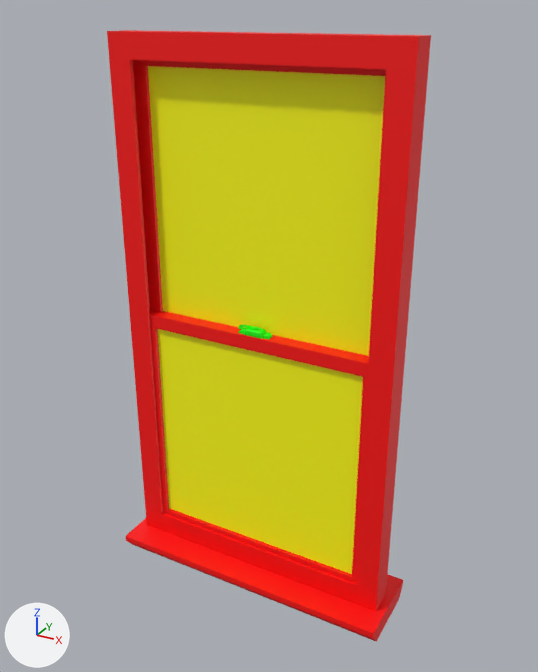
One commit to the glTF model assets/windows/window_hung_32x60.glb: the scene before it, then after it.
The view is the same before and after, from a 50 mm camera at (4.929, 2.378, 2.292) aimed at (4.024, 4.023, 1.469). The axes (+X, +Y, +Z) are drawn at lower left. The lights are the same throughout. Where no turn or scale is listed for an object, it has been applied to the vertices. Vertices at the same position are counted once.

The scene before the commit, as lines of its bpy script (objects in view):
```python
me_mesh_016 = bpy.data.meshes.new('Mesh.016')
me_mesh_016.from_pydata(...)  # 202 vertices, 388 faces; spans x 3.57..4.43, y 3.88..4.12, z 0.66..2.24
# faces by material slot: [152, 24, 212]
me_mesh_016.materials.append(mat_window_primary_mat)  # red #ff0000
me_mesh_016.materials.append(mat_window_secondary_mat)  # yellow #ffff00
me_mesh_016.materials.append(mat_window_tertiary_mat)  # green #00ff00
ob_window_hung_32x60 = bpy.data.objects.new('window_hung_32x60', me_mesh_016)
ob_window_hung_32x60.location = (0.0, 0.0, 0.0)
```
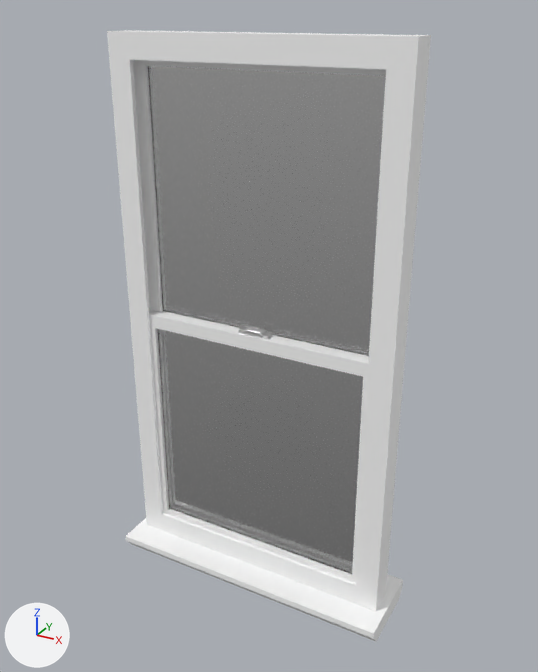
Where the change shows, as pixel boxes (x1, y1, x2, y2) in the pictures (538 x 672 px):
part 1 of me_mesh_016, recoloured (red to white)
    both: (107, 30, 431, 641)
part 2 of me_mesh_016, recoloured (yellow to white)
    both: (148, 66, 385, 574)
part 3 of me_mesh_016, recoloured (green to white)
    both: (238, 325, 273, 340)

Patch to the scene script:
```diff
--- a/assets/windows/window_hung_32x60.glb.py
+++ b/assets/windows/window_hung_32x60.glb.py
@@ mat_metal_material @@
+mat_metal_material = principled_material('Metal_Material')
+mat_metal_material.base_color = (0.8, 0.8, 0.8)  # white #e7e7e7
+mat_metal_material.metallic = 1.0
+mat_metal_material.roughness = 0.3
@@ mat_glass_material @@
+mat_glass_material = principled_material('Glass_Material')
+mat_glass_material.base_color = (0.8, 0.8, 0.8)  # white #e7e7e7
+mat_glass_material.roughness = 0.1
+mat_glass_material.ior = 1.45
+mat_glass_material.transmission_weight = 1.0
@@ mat_frame_material @@
+mat_frame_material = principled_material('Frame_Material')
+mat_frame_material.base_color = (1.0, 1.0, 1.0)  # white #ffffff
@@ me_mesh_016 @@
 me_mesh_016.from_pydata(...)  # 202 vertices, 388 faces; spans x 3.57..4.43, y 3.88..4.12, z 0.66..2.24
 # used by ob_window_hung_32x60; location = (0.0, 0.0, 0.0)
+# me_mesh_016 part 1: all 152 faces that had it switch from mat_window_primary_mat (red #ff0000) to mat_frame_material (white #ffffff)
+# me_mesh_016 part 2: all 24 faces that had it switch from mat_window_secondary_mat (yellow #ffff00) to mat_glass_material (white #e7e7e7)
+# me_mesh_016 part 3: all 212 faces that had it switch from mat_window_tertiary_mat (green #00ff00) to mat_metal_material (white #e7e7e7)
```
